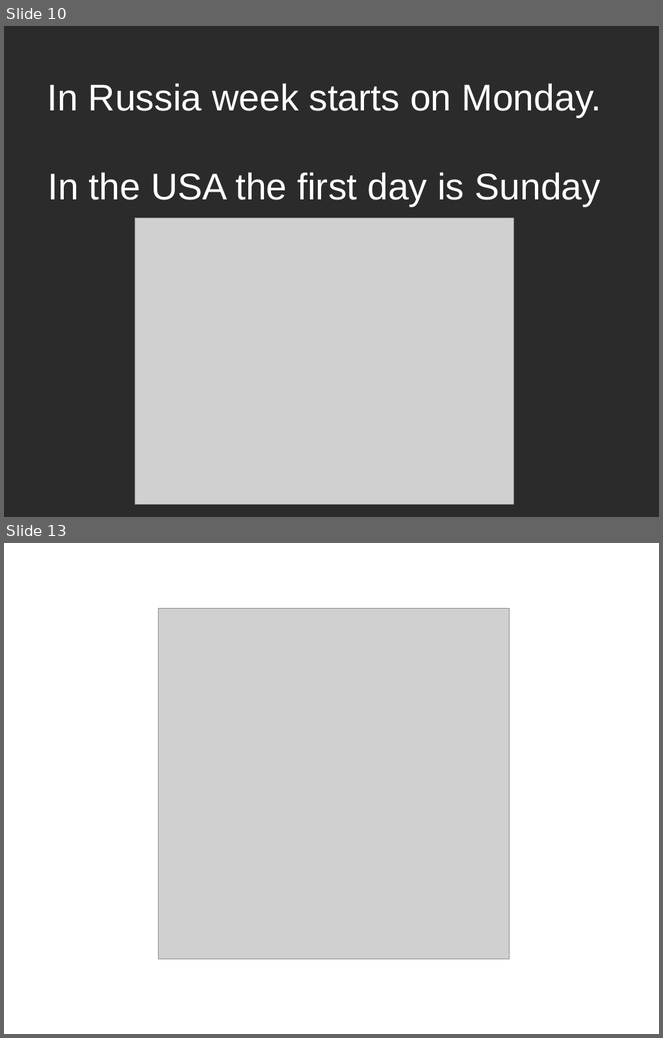
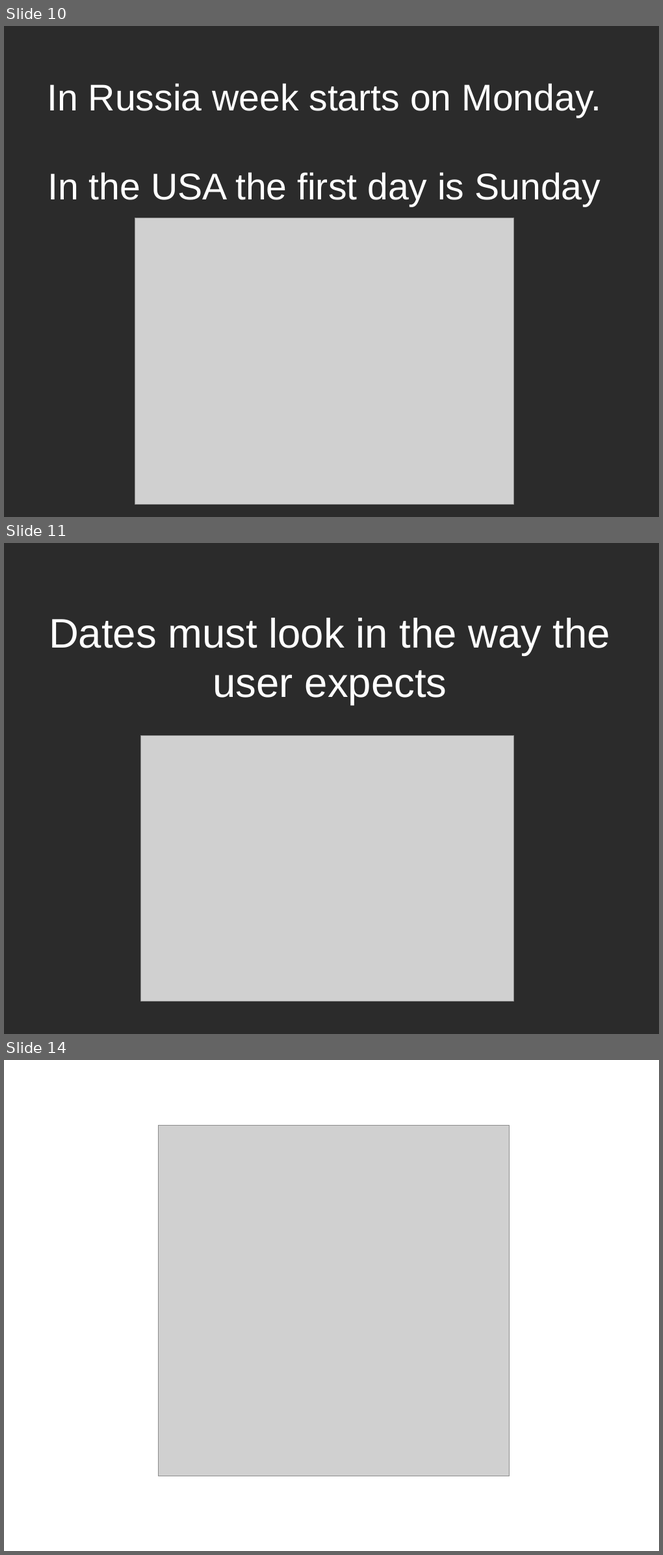
Before and after one commit to dodikk/ESLocale, a slide deck: article/slides/CalendarSqlite.odp. Shown one above the other, each under a label of ours: slides 10 and 13 before the commit, slides 10, 11 and 14 after it; the slides between them are not shown. The pictures are 663x1038 and 663x1555 pixels, drawn with LibreOffice and Linux fonts; fonts in the diff are those of the drawing; grey boxes stand for pictures; background and template pictures are left out; a plain dark background stands for a picture behind light text. Boxes give left, top, right and bottom in pixels: in the first picture for what was removed or moved away, otherwise in the second. Text is boxed around its words. In the diff, an @@ line names an element or a change of style, - is before the commit and + after.

```diff
--- a/article/slides/CalendarSqlite.odp
+++ b/article/slides/CalendarSqlite.odp
@@ slide 11 added at [4, 543, 659, 1034], background picture (left out) @@
@@ text added at [49, 618, 610, 705], 50 pt, text #FFFFFF @@
+Dates must look in the way the user expects
@@ picture added at [141, 735, 515, 1002] @@
@@ what was slide 13 is now slide 14 @@
```
Also in this commit, not shown: 7 other slides added, 2 slides removed, 1 other file.
